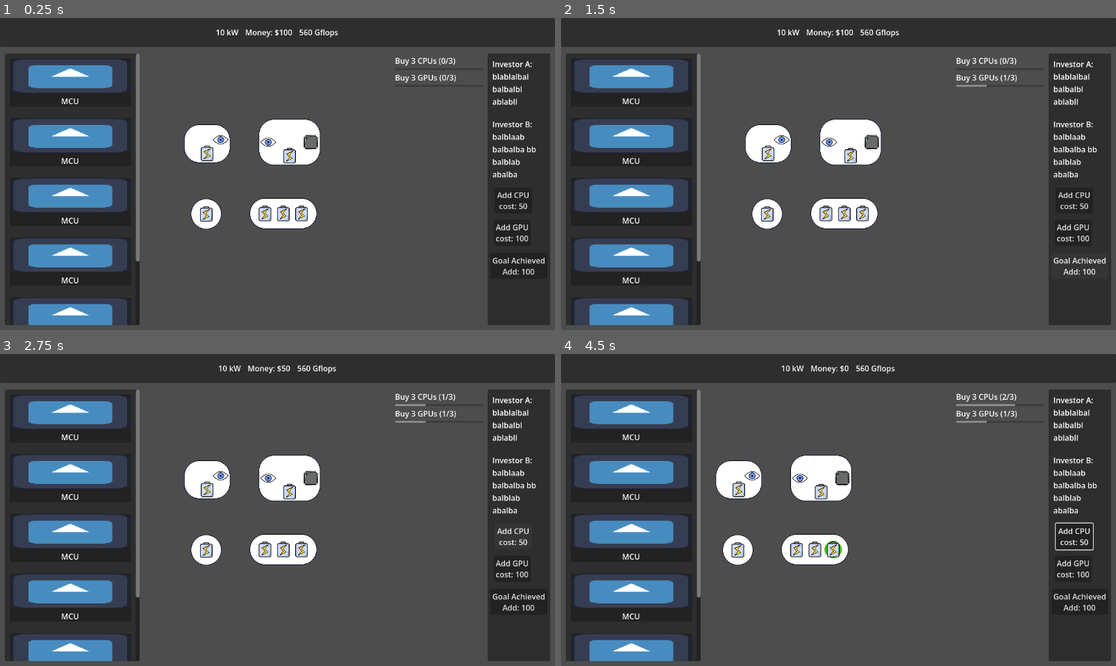
Above: before the commit, frames 1-4 (two rows, left to right).
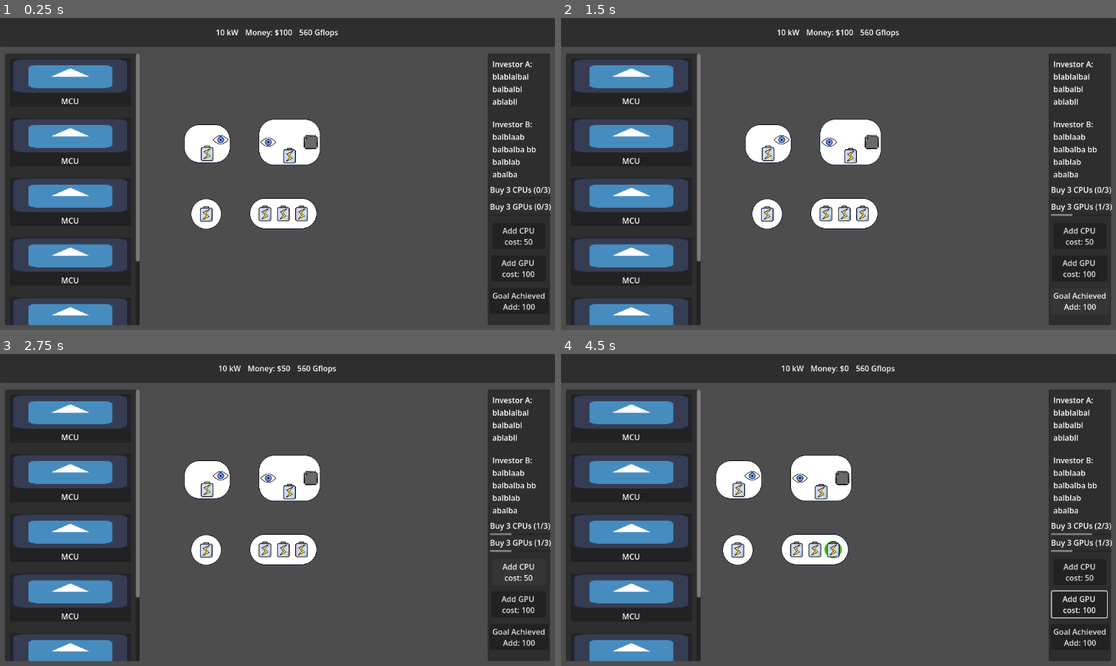
Above: after the commit, the same moments.

Repository: ARCsweden/GameJam2026SpringB
Game: Godot game, scene res://Scenes/Game/Game.tscn
Two runs of this game, one before a commit and one after it. Both use one fixed random seed, a clock stepped at 60 frames per second and the inputs below. The engine's default icon, where the game draws it, is replaced by a stand-in: a white triangle on a blue panel in a dark square.
Inputs (mouse positions are in pixels of both pictures, inside the frame that each line leads up to):
- Up to frame 1 (0.25 s): no input
- Up to frame 2 (1.5 s): click "Add GPU cost: 100" at 0.5 s; click "Goal Achieved Add: 100" at 1.25 s
- Up to frame 3 (2.75 s): click "Add CPU cost: 50" at 2 s
- Up to frame 4 (4.5 s): tap Enter at 2.75, 4.25 s; drag from (766, 550) to (783, 475) at 2.77 s; tap Space at 3.5 s; drag from (827, 550) to (766, 488) at 3.52 s; move the mouse to (844, 550) at 4.27 s; hold Right (pan_right) from 4.28 s (still down); click (844, 550) at 4.42 s

The runs differ from the first frame. In frame 1, 1.1% of the frame differs, in the area x 71-100%, y 12-94%; in frame 2, 1.2%; in frame 3, 1.2%; in frame 4, 1.5%.

Commit message:
UI Fix 2

Diff:
--- a/Scenes/Game/Game.tscn
+++ b/Scenes/Game/Game.tscn
@@ -4,12 +4,6 @@
 [ext_resource type="Resource" uid="uid://rcxdu7ar0peg" path="res://Resources/Goal1.tres" id="2_3586x"]
 [ext_resource type="PackedScene" uid="uid://c07fpo7nlye7n" path="res://Scenes/Game/GUI.tscn" id="2_gwu2e"]
 [ext_resource type="Resource" uid="uid://bbpn4wl0wonps" path="res://Resources/Goal2.tres" id="3_10ki7"]
-[ext_resource type="Script" uid="uid://beawjojb6jtid" path="res://Scripts/BuyPipeButton.gd" id="4_ln2h6"]
-[ext_resource type="Resource" uid="uid://lhwar65rtdn8" path="res://Resources/node2.tres" id="5_3k6gv"]
-[ext_resource type="Script" uid="uid://birkj6dde2i87" path="res://Scripts/DebugGoalButton.gd" id="5_y3kpf"]
-[ext_resource type="Resource" uid="uid://cdlqcud8budfg" path="res://Resources/node1.tres" id="7_1q8bt"]
-[ext_resource type="Script" uid="uid://dgmpkb4r6yt5o" path="res://Scripts/DynamicGoalPanel.gd" id="11_10ki7"]
-[ext_resource type="PackedScene" uid="uid://2rvovwt788pj" path="res://Scenes/Game/goal_item_ui.tscn" id="12_ti1oi"]
 
 [node name="Game" type="Node2D" unique_id=235563203]
 
@@ -21,40 +15,3 @@
 
 [node name="Gui" parent="CanvasLayer" unique_id=228469892 instance=ExtResource("2_gwu2e")]
 mouse_filter = 1
-
-[node name="BuyGPUButton" type="Button" parent="CanvasLayer" unique_id=1859033779]
-offset_left = 1025.0
-offset_top = 419.0
-offset_right = 1102.0
-offset_bottom = 473.0
-text = "Add GPU
-cost: 100"
-script = ExtResource("4_ln2h6")
-module_to_buy = ExtResource("5_3k6gv")
-
-[node name="DebugGoalButton" type="Button" parent="CanvasLayer" unique_id=1950378667]
-offset_left = 1018.0
-offset_top = 488.0
-offset_right = 1136.0
-offset_bottom = 542.0
-text = "Goal Achieved
-Add: 100"
-script = ExtResource("5_y3kpf")
-
-[node name="BuyCPUButton" type="Button" parent="CanvasLayer" unique_id=1805070640]
-offset_left = 1027.0
-offset_top = 352.0
-offset_right = 1104.0
-offset_bottom = 406.0
-text = "Add CPU
-cost: 50"
-script = ExtResource("4_ln2h6")
-module_to_buy = ExtResource("7_1q8bt")
-
-[node name="DynamicGoalPanel" type="VBoxContainer" parent="CanvasLayer" unique_id=1475320242]
-offset_left = 820.0
-offset_top = 77.0
-offset_right = 1003.0
-offset_bottom = 174.0
-script = ExtResource("11_10ki7")
-goal_item_scene = ExtResource("12_ti1oi")
--- a/Scenes/UI/sidebars.tscn
+++ b/Scenes/UI/sidebars.tscn
@@ -1,6 +1,12 @@
 [gd_scene format=3 uid="uid://dovg0n42rqrcv"]
 
 [ext_resource type="Texture2D" uid="uid://paxlhb6ma43q" path="res://icon.svg" id="1_nmqrl"]
+[ext_resource type="Script" uid="uid://beawjojb6jtid" path="res://Scripts/BuyPipeButton.gd" id="2_uf5x1"]
+[ext_resource type="Resource" uid="uid://lhwar65rtdn8" path="res://Resources/node2.tres" id="3_43ur1"]
+[ext_resource type="Script" uid="uid://birkj6dde2i87" path="res://Scripts/DebugGoalButton.gd" id="4_6ptox"]
+[ext_resource type="Resource" uid="uid://cdlqcud8budfg" path="res://Resources/node1.tres" id="5_sr12i"]
+[ext_resource type="Script" uid="uid://dgmpkb4r6yt5o" path="res://Scripts/DynamicGoalPanel.gd" id="6_tko4l"]
+[ext_resource type="PackedScene" uid="uid://2rvovwt788pj" path="res://Scenes/Game/goal_item_ui.tscn" id="7_j4jrg"]
 
 [node name="Sidebars" type="HBoxContainer" unique_id=2095981365]
 anchors_preset = 15
@@ -305,3 +311,44 @@
 balblab
 abalba"
 autowrap_mode = 1
+
+[node name="BuyGPUButton" type="Button" parent="Goal/GoalPanel" unique_id=2061665581]
+layout_mode = 0
+offset_left = 7.0
+offset_top = 419.0
+offset_right = 121.0
+offset_bottom = 473.0
+text = "Add GPU
+cost: 100"
+script = ExtResource("2_uf5x1")
+module_to_buy = ExtResource("3_43ur1")
+
+[node name="DebugGoalButton" type="Button" parent="Goal/GoalPanel" unique_id=1993125001]
+layout_mode = 0
+offset_left = 4.0
+offset_top = 487.0
+offset_right = 127.0
+offset_bottom = 541.0
+text = "Goal Achieved
+Add: 100"
+script = ExtResource("4_6ptox")
+
+[node name="BuyCPUButton" type="Button" parent="Goal/GoalPanel" unique_id=405100311]
+layout_mode = 0
+offset_left = 10.0
+offset_top = 352.0
+offset_right = 120.0
+offset_bottom = 406.0
+text = "Add CPU
+cost: 50"
+script = ExtResource("2_uf5x1")
+module_to_buy = ExtResource("5_sr12i")
+
+[node name="DynamicGoalPanel" type="VBoxContainer" parent="Goal/GoalPanel" unique_id=877071685]
+layout_mode = 0
+offset_left = 5.0
+offset_top = 271.0
+offset_right = 123.0
+offset_bottom = 340.0
+script = ExtResource("6_tko4l")
+goal_item_scene = ExtResource("7_j4jrg")
